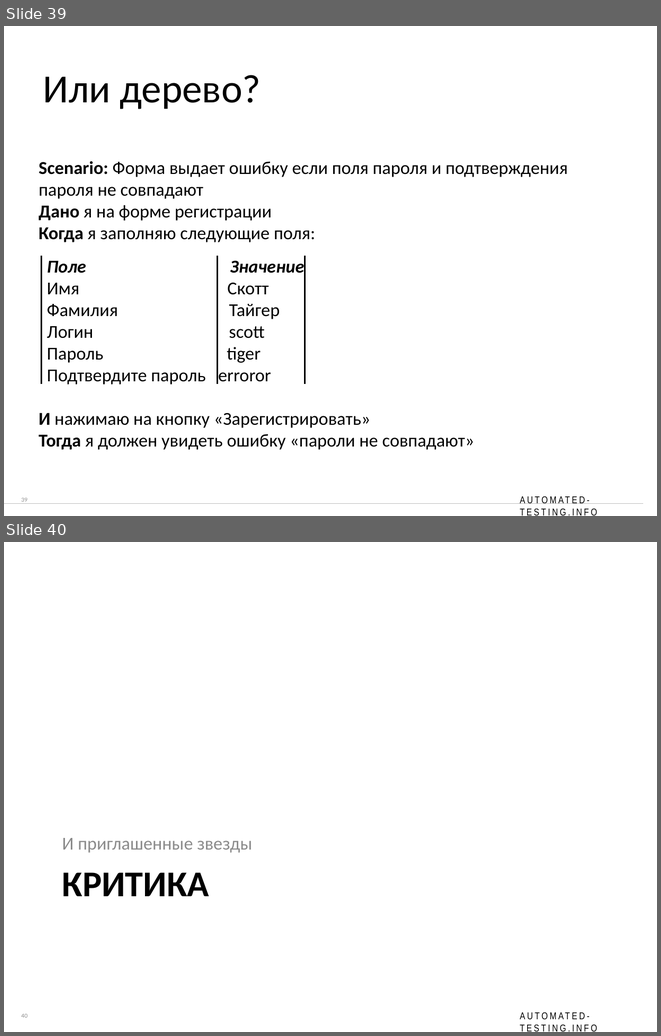
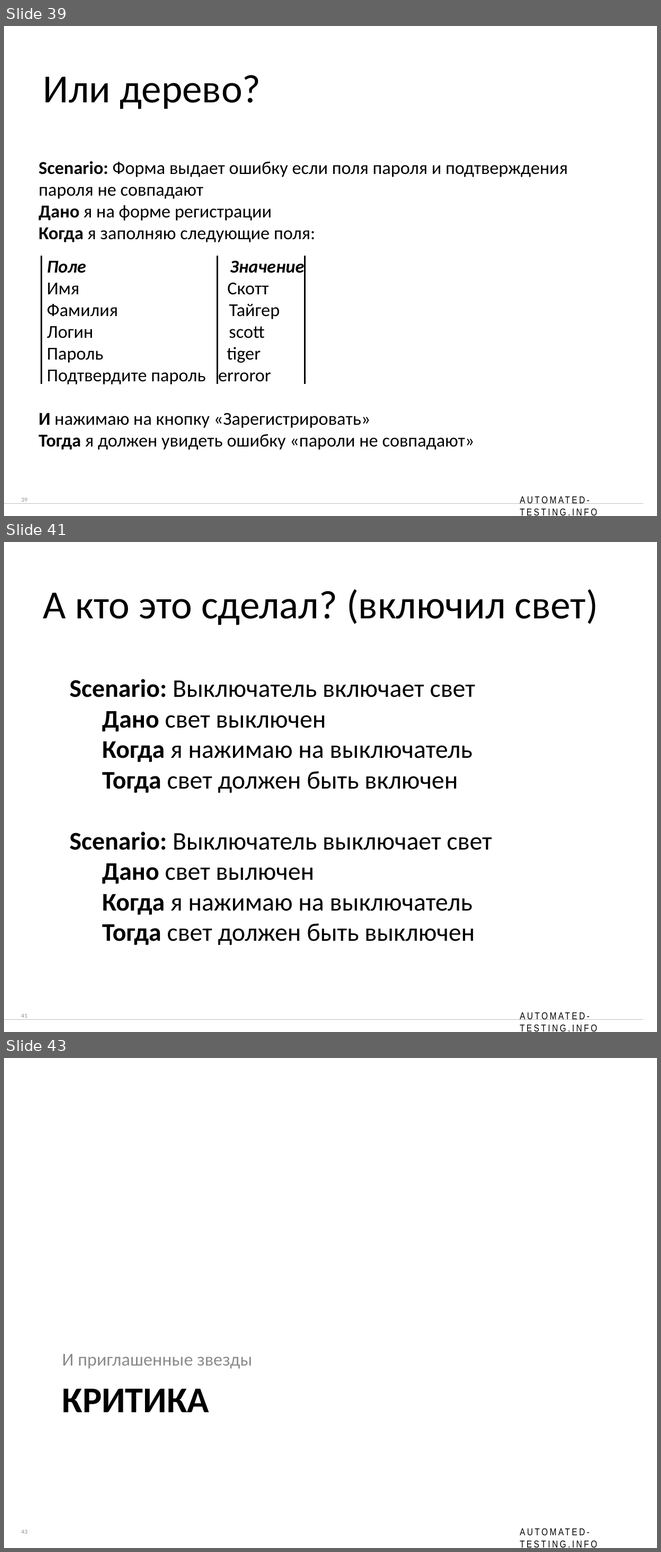
Before and after one commit to dmizverev/at-info, a slide deck: posidelki-16/presentation/Posidelki-16 - Specflow.pptx. Shown one above the other, each under a label of ours: slides 39 and 40 before the commit, slides 39, 41 and 43 after it; the slides between them are not shown. The pictures are 661x1036 and 661x1552 pixels, drawn with LibreOffice and Linux fonts; fonts in the diff are those of the drawing; background and template pictures are left out. Boxes give left, top, right and bottom in pixels: in the first picture for what was removed or moved away, otherwise in the second. Text is boxed around its words. In the diff, an @@ line names an element or a change of style, - is before the commit and + after.

```diff
--- a/posidelki-16/presentation/Posidelki-16 - Specflow.pptx
+++ b/posidelki-16/presentation/Posidelki-16 - Specflow.pptx
@@ slide 41 added at (4, 542, 657, 1032), background #FFFFFF; not listed: 3 template elements that a slide beside it also shows @@
@@ title added at (43, 589, 598, 625), 44 pt, text #000000 @@
+А кто это сделал? (включил свет)
@@ text added at (70, 679, 492, 945), 28 pt, text #000000 @@
+Scenario: Выключатель включает свет
+  Дано свет выключен
+  Когда я нажимаю на выключатель
+  Тогда свет должен быть включен
+Scenario: Выключатель выключает свет
+  Дано свет вылючен
+  Когда я нажимаю на выключатель
+  Тогда свет должен быть выключен
@@ what was slide 40 is now slide 43 @@
@@ page number at (21, 1529, 28, 1533): text changed @@
-40
+43
```
Also in this commit, not shown: 2 other slides added.
